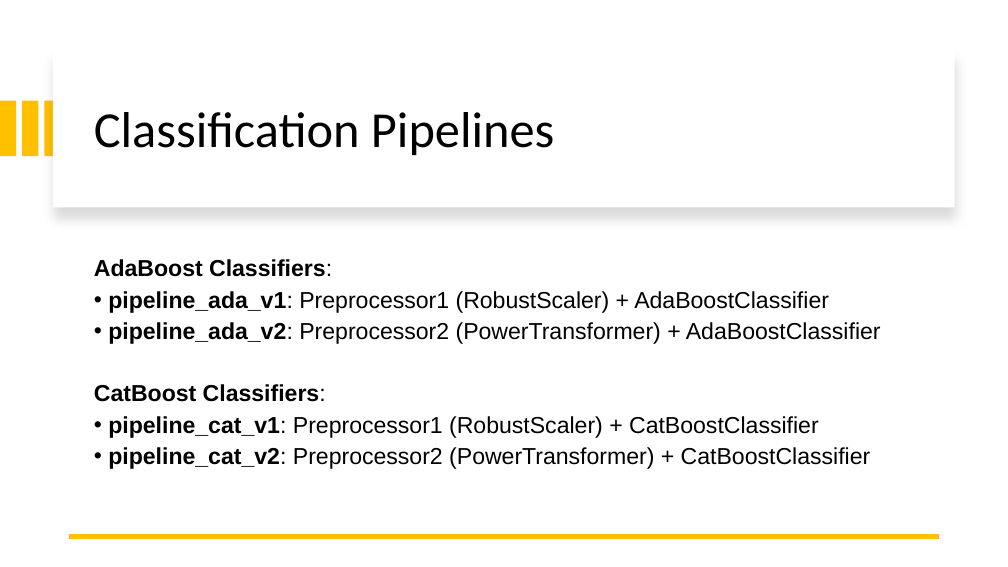
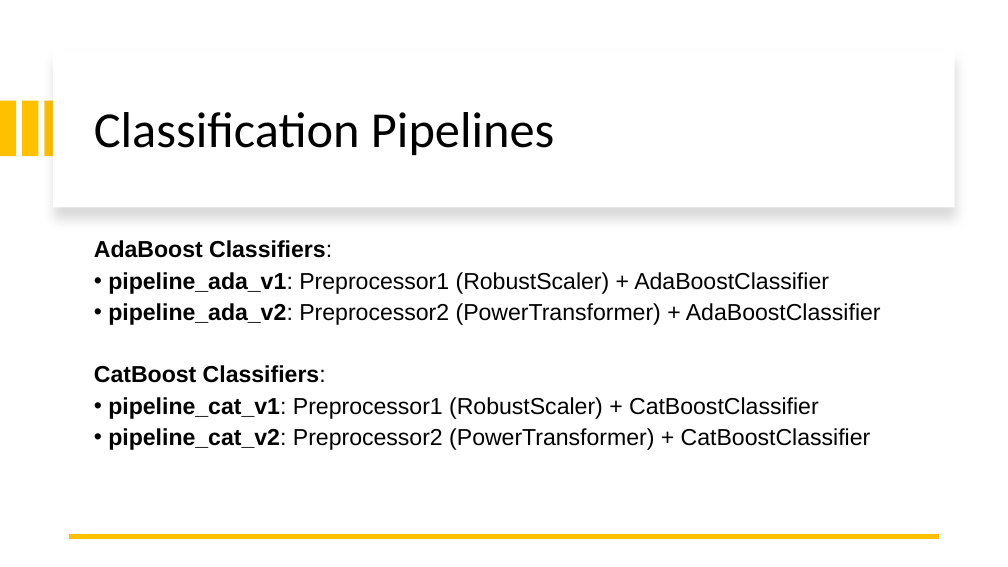
Before and after one commit to ileontios03/EPL448_Project, a slide deck: slide 23 of presentation.pptx. Drawn at 1008x567 pixels with LibreOffice and Linux fonts; fonts in the diff are those of the drawing. Boxes give left, top, right and bottom in pixels: in the first picture for what was removed or moved away, otherwise in the second. Text is boxed around its words. In the diff, an @@ line names an element or a change of style, - is before the commit and + after.

```diff
--- a/presentation.pptx
+++ b/presentation.pptx
@@ text "AdaBoost Classifiers:": place and size @@
-text "AdaBoost Classifiers:" at box(94, 259, 881, 469)
+text "AdaBoost Classifiers:" at box(94, 240, 881, 450)
```
Also in this commit, not shown: 2 other slides changed.
